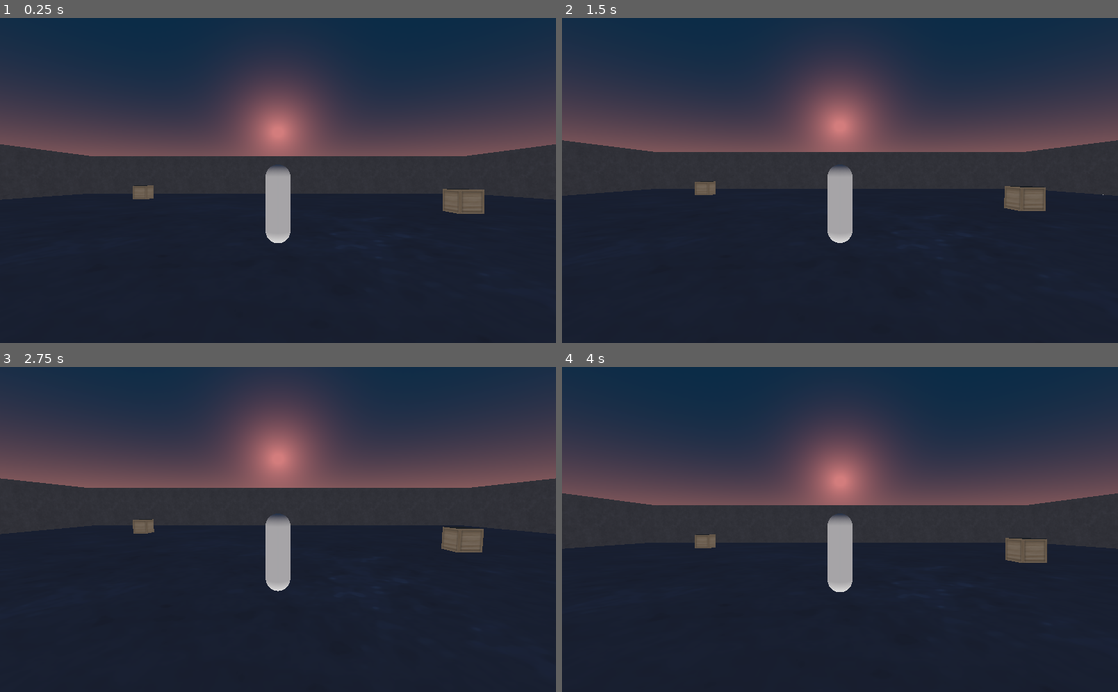
Above: before the commit, frames 1-4 (two rows, left to right).
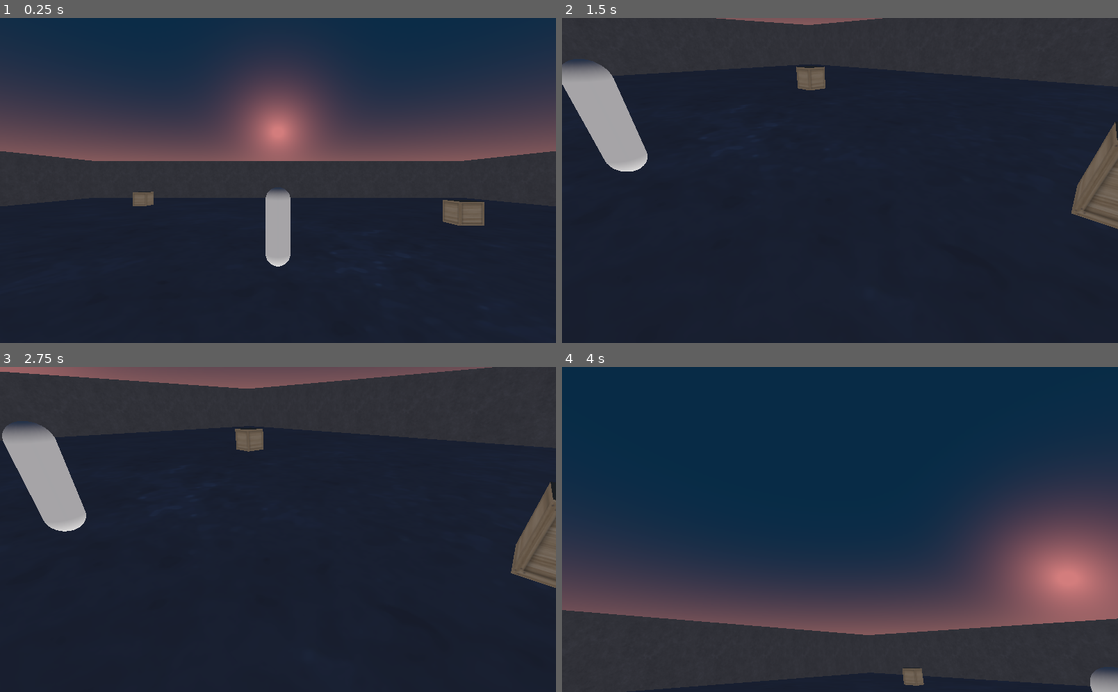
Above: after the commit, the same moments.

Repository: nathansmith339/3d-arpg
Game: Godot game, scene res://Main.tscn
The game is run twice, just before and just after one commit, with the same random seed, the same clock (stepped at 60 frames per second) and the same inputs.
Inputs:
- Up to frame 1 (0.25 s): no input
- Up to frame 2 (1.5 s): tap Enter at 0.5 s; hold Right (ui_right) 0.53-1.28 s; tap Space at 1.25 s; hold Down (ui_down) from 1.28 s (still down)
- Up to frame 3 (2.75 s): release Down (ui_down) at 2.03 s; hold Right (ui_right) from 2.03 s (still down)
- Up to frame 4 (4 s): release Right (ui_right) at 2.78 s; hold Up (ui_up) 2.78-3.53 s; hold Left (ui_left) from 3.53 s (still down)

The runs differ from the first frame. In frame 1, 3.4% of the frame differs, in the area x 0-100%, y 38-77%; in frame 2, 36%; in frame 3, 29%; in frame 4, 60%, in the area x 0-100%, y 7-100%.

Commit message:
feat: horizontal camera movement, limiting fall speed

Diff:
--- a/Camera.gd
+++ b/Camera.gd
@@ -1,27 +1,24 @@
 extends Camera
 
-var height = 0
-var target
-var vel = Vector3()
-var offset
-var distance = 5
-const UP = Vector3(0, 1, 0)
+const MAX_LOOK_UP_DEG = -30
+const MAX_LOOK_DOWN_DEG = 30
+const MAX_LOOK_LEFT_DEG = 45
+const MAX_LOOK_RIGHT_DEG = -45
+
+var look_speed = 0.02
 
 func _ready():
 	set_physics_process(true)
 	set_as_toplevel(true)
-	target = get_parent()
 
 func _physics_process(delta):
 	var hor_dir = (int(Input.is_action_pressed("ui_left")) * -1) + int(Input.is_action_pressed("ui_right"))
 	var ver_dir = (int(Input.is_action_pressed("ui_up")) * -1) + int(Input.is_action_pressed("ui_down"))
-	if hor_dir != 0 || ver_dir != 0:
-		height = clamp(height + ver_dir * .01, -.9, 1)
-		pass
-	var target_pos = target.get_global_transform().origin
-	var self_pos = get_global_transform().origin
-	offset = self_pos - target_pos
-	offset.y = height
-	offset = offset.normalized() * distance
-	self_pos = target_pos + offset
-	look_at_from_position(self_pos, target_pos, UP)
+
+	if abs(hor_dir) + abs(ver_dir) > 0:
+		rotate_object_local(Vector3(-1, 0, 0), look_speed * ver_dir * PI) # rotate in Y first
+		rotate_object_local(Vector3(0, -1, 0), look_speed * hor_dir * PI) # then rotate in X
+
+		rotation_degrees.x = clamp(rotation_degrees.x, MAX_LOOK_UP_DEG, MAX_LOOK_DOWN_DEG)
+		rotation_degrees.y = clamp(rotation_degrees.y, MAX_LOOK_RIGHT_DEG, MAX_LOOK_LEFT_DEG)
+		rotation_degrees.z = 0
--- a/Main.tscn
+++ b/Main.tscn
@@ -21,10 +21,11 @@
 [node name="Main" type="Node"]
 
 [node name="Player" parent="." instance=ExtResource( 1 )]
-transform = Transform( 1, 0, 0, 0, 1, 0, 0, 0, 1, 0, 1.10516, 0 )
+transform = Transform( 1, 0, 0, 0, 1, 0, 0, 0, 1, 0, 1.37532, 0 )
 velocity = Vector3( 0, 0, 0 )
 
 [node name="Level" type="Spatial" parent="."]
+editor/display_folded = true
 
 [node name="Floor" type="MeshInstance" parent="Level"]
 mesh = SubResource( 2 )
@@ -40,136 +41,136 @@
 transform = Transform( 1, 0, 0, 0, 1, 0, 0, 0, 1, -20, 0, 0 )
 
 [node name="Wall" parent="Level/Walls" instance=ExtResource( 3 )]
-transform = Transform( 7.54979e-008, 1, 0, -1, 7.54979e-008, 0, 0, 0, 1, 0, 2, -18 )
+transform = Transform( 7.54979e-08, 1, 0, -1, 7.54979e-08, 0, 0, 0, 1, 0, 2, -18 )
 
 [node name="Wall2" parent="Level/Walls" instance=ExtResource( 3 )]
-transform = Transform( 7.54979e-008, 1, 0, -1, 7.54979e-008, 0, 0, 0, 1, 0, 2, 6 )
+transform = Transform( 7.54979e-08, 1, 0, -1, 7.54979e-08, 0, 0, 0, 1, 0, 2, 6 )
 
 [node name="Wall3" parent="Level/Walls" instance=ExtResource( 3 )]
-transform = Transform( 7.54979e-008, 1, 0, -1, 7.54979e-008, 0, 0, 0, 1, 0, 2, -14 )
+transform = Transform( 7.54979e-08, 1, 0, -1, 7.54979e-08, 0, 0, 0, 1, 0, 2, -14 )
 
 [node name="Wall4" parent="Level/Walls" instance=ExtResource( 3 )]
-transform = Transform( 7.54979e-008, 1, 0, -1, 7.54979e-008, 0, 0, 0, 1, 0, 2, 10 )
+transform = Transform( 7.54979e-08, 1, 0, -1, 7.54979e-08, 0, 0, 0, 1, 0, 2, 10 )
 
 [node name="Wall5" parent="Level/Walls" instance=ExtResource( 3 )]
-transform = Transform( 7.54979e-008, 1, 0, -1, 7.54979e-008, 0, 0, 0, 1, 0, 2, -10 )
+transform = Transform( 7.54979e-08, 1, 0, -1, 7.54979e-08, 0, 0, 0, 1, 0, 2, -10 )
 
 [node name="Wall6" parent="Level/Walls" instance=ExtResource( 3 )]
-transform = Transform( 7.54979e-008, 1, 0, -1, 7.54979e-008, 0, 0, 0, 1, 0, 2, 14 )
+transform = Transform( 7.54979e-08, 1, 0, -1, 7.54979e-08, 0, 0, 0, 1, 0, 2, 14 )
 
 [node name="Wall7" parent="Level/Walls" instance=ExtResource( 3 )]
-transform = Transform( 7.54979e-008, 1, 0, -1, 7.54979e-008, 0, 0, 0, 1, 0, 2, -6 )
+transform = Transform( 7.54979e-08, 1, 0, -1, 7.54979e-08, 0, 0, 0, 1, 0, 2, -6 )
 
 [node name="Wall8" parent="Level/Walls" instance=ExtResource( 3 )]
-transform = Transform( 7.54979e-008, 1, 0, -1, 7.54979e-008, 0, 0, 0, 1, 0, 2, 18 )
+transform = Transform( 7.54979e-08, 1, 0, -1, 7.54979e-08, 0, 0, 0, 1, 0, 2, 18 )
 
 [node name="Wall9" parent="Level/Walls" instance=ExtResource( 3 )]
-transform = Transform( 7.54979e-008, 1, 0, -1, 7.54979e-008, 0, 0, 0, 1, 0, 2, -2 )
+transform = Transform( 7.54979e-08, 1, 0, -1, 7.54979e-08, 0, 0, 0, 1, 0, 2, -2 )
 
 [node name="Wall10" parent="Level/Walls" instance=ExtResource( 3 )]
-transform = Transform( 7.54979e-008, 1, 0, -1, 7.54979e-008, 0, 0, 0, 1, 0, 2, 2 )
+transform = Transform( 7.54979e-08, 1, 0, -1, 7.54979e-08, 0, 0, 0, 1, 0, 2, 2 )
 
 [node name="Walls2" type="Spatial" parent="Level"]
 editor/display_folded = true
-transform = Transform( -1, 0, -8.74228e-008, 0, 1, 0, 8.74228e-008, 0, -1, 20, 0, 0 )
+transform = Transform( -1, 0, -8.74228e-08, 0, 1, 0, 8.74228e-08, 0, -1, 20, 0, 0 )
 
 [node name="Wall1" parent="Level/Walls2" instance=ExtResource( 3 )]
-transform = Transform( 7.54979e-008, 1, 0, -1, 7.54979e-008, 0, 0, 0, 1, 0, 2, -18 )
+transform = Transform( 7.54979e-08, 1, 0, -1, 7.54979e-08, 0, 0, 0, 1, 0, 2, -18 )
 
 [node name="Wall2" parent="Level/Walls2" instance=ExtResource( 3 )]
-transform = Transform( 7.54979e-008, 1, 0, -1, 7.54979e-008, 0, 0, 0, 1, 0, 2, 6 )
+transform = Transform( 7.54979e-08, 1, 0, -1, 7.54979e-08, 0, 0, 0, 1, 0, 2, 6 )
 
 [node name="Wall3" parent="Level/Walls2" instance=ExtResource( 3 )]
-transform = Transform( 7.54979e-008, 1, 0, -1, 7.54979e-008, 0, 0, 0, 1, 0, 2, -14 )
+transform = Transform( 7.54979e-08, 1, 0, -1, 7.54979e-08, 0, 0, 0, 1, 0, 2, -14 )
 
 [node name="Wall4" parent="Level/Walls2" instance=ExtResource( 3 )]
-transform = Transform( 7.54979e-008, 1, 0, -1, 7.54979e-008, 0, 0, 0, 1, 0, 2, 10 )
+transform = Transform( 7.54979e-08, 1, 0, -1, 7.54979e-08, 0, 0, 0, 1, 0, 2, 10 )
 
 [node name="Wall5" parent="Level/Walls2" instance=ExtResource( 3 )]
-transform = Transform( 7.54979e-008, 1, 0, -1, 7.54979e-008, 0, 0, 0, 1, 0, 2, -10 )
+transform = Transform( 7.54979e-08, 1, 0, -1, 7.54979e-08, 0, 0, 0, 1, 0, 2, -10 )
 
 [node name="Wall6" parent="Level/Walls2" instance=ExtResource( 3 )]
-transform = Transform( 7.54979e-008, 1, 0, -1, 7.54979e-008, 0, 0, 0, 1, 0, 2, 14 )
+transform = Transform( 7.54979e-08, 1, 0, -1, 7.54979e-08, 0, 0, 0, 1, 0, 2, 14 )
 
 [node name="Wall7" parent="Level/Walls2" instance=ExtResource( 3 )]
-transform = Transform( 7.54979e-008, 1, 0, -1, 7.54979e-008, 0, 0, 0, 1, 0, 2, -6 )
+transform = Transform( 7.54979e-08, 1, 0, -1, 7.54979e-08, 0, 0, 0, 1, 0, 2, -6 )
 
 [node name="Wall8" parent="Level/Walls2" instance=ExtResource( 3 )]
-transform = Transform( 7.54979e-008, 1, 0, -1, 7.54979e-008, 0, 0, 0, 1, 0, 2, 18 )
+transform = Transform( 7.54979e-08, 1, 0, -1, 7.54979e-08, 0, 0, 0, 1, 0, 2, 18 )
 
 [node name="Wall9" parent="Level/Walls2" instance=ExtResource( 3 )]
-transform = Transform( 7.54979e-008, 1, 0, -1, 7.54979e-008, 0, 0, 0, 1, 0, 2, -2 )
+transform = Transform( 7.54979e-08, 1, 0, -1, 7.54979e-08, 0, 0, 0, 1, 0, 2, -2 )
 
 [node name="Wall10" parent="Level/Walls2" instance=ExtResource( 3 )]
-transform = Transform( 7.54979e-008, 1, 0, -1, 7.54979e-008, 0, 0, 0, 1, 0, 2, 2 )
+transform = Transform( 7.54979e-08, 1, 0, -1, 7.54979e-08, 0, 0, 0, 1, 0, 2, 2 )
 
 [node name="Walls3" type="Spatial" parent="Level"]
 editor/display_folded = true
-transform = Transform( 1.31134e-007, 0, -1, 0, 1, 0, 1, 0, 1.31134e-007, -5.96046e-008, 0, -20 )
+transform = Transform( 1.31134e-07, 0, -1, 0, 1, 0, 1, 0, 1.31134e-07, -5.96046e-08, 0, -20 )
 
 [node name="Wall1" parent="Level/Walls3" instance=ExtResource( 3 )]
-transform = Transform( 7.54979e-008, 1, 0, -1, 7.54979e-008, 0, 0, 0, 1, 0, 2, 2 )
+transform = Transform( 7.54979e-08, 1, 0, -1, 7.54979e-08, 0, 0, 0, 1, 0, 2, 2 )
 
 [node name="Wall2" parent="Level/Walls3" instance=ExtResource( 3 )]
-transform = Transform( 7.54979e-008, 1, 0, -1, 7.54979e-008, 0, 0, 0, 1, 0, 2, -18 )
+transform = Transform( 7.54979e-08, 1, 0, -1, 7.54979e-08, 0, 0, 0, 1, 0, 2, -18 )
 
 [node name="Wall3" parent="Level/Walls3" instance=ExtResource( 3 )]
-transform = Transform( 7.54979e-008, 1, 0, -1, 7.54979e-008, 0, 0, 0, 1, 0, 2, 6 )
+transform = Transform( 7.54979e-08, 1, 0, -1, 7.54979e-08, 0, 0, 0, 1, 0, 2, 6 )
 
 [node name="Wall4" parent="Level/Walls3" instance=ExtResource( 3 )]
-transform = Transform( 7.54979e-008, 1, 0, -1, 7.54979e-008, 0, 0, 0, 1, 0, 2, -14 )
+transform = Transform( 7.54979e-08, 1, 0, -1, 7.54979e-08, 0, 0, 0, 1, 0, 2, -14 )
 
 [node name="Wall5" parent="Level/Walls3" instance=ExtResource( 3 )]
-transform = Transform( 7.54979e-008, 1, 0, -1, 7.54979e-008, 0, 0, 0, 1, 0, 2, 10 )
+transform = Transform( 7.54979e-08, 1, 0, -1, 7.54979e-08, 0, 0, 0, 1, 0, 2, 10 )
 
 [node name="Wall6" parent="Level/Walls3" instance=ExtResource( 3 )]
-transform = Transform( 7.54979e-008, 1, 0, -1, 7.54979e-008, 0, 0, 0, 1, 0, 2, -10 )
+transform = Transform( 7.54979e-08, 1, 0, -1, 7.54979e-08, 0, 0, 0, 1, 0, 2, -10 )
 
 [node name="Wall7" parent="Level/Walls3" instance=ExtResource( 3 )]
-transform = Transform( 7.54979e-008, 1, 0, -1, 7.54979e-008, 0, 0, 0, 1, 0, 2, 14 )
+transform = Transform( 7.54979e-08, 1, 0, -1, 7.54979e-08, 0, 0, 0, 1, 0, 2, 14 )
 
 [node name="Wall8" parent="Level/Walls3" instance=ExtResource( 3 )]
-transform = Transform( 7.54979e-008, 1, 0, -1, 7.54979e-008, 0, 0, 0, 1, 0, 2, -6 )
+transform = Transform( 7.54979e-08, 1, 0, -1, 7.54979e-08, 0, 0, 0, 1, 0, 2, -6 )
 
 [node name="Wall9" parent="Level/Walls3" instance=ExtResource( 3 )]
-transform = Transform( 7.54979e-008, 1, 0, -1, 7.54979e-008, 0, 0, 0, 1, 0, 2, 18 )
+transform = Transform( 7.54979e-08, 1, 0, -1, 7.54979e-08, 0, 0, 0, 1, 0, 2, 18 )
 
 [node name="Wall10" parent="Level/Walls3" instance=ExtResource( 3 )]
-transform = Transform( 7.54979e-008, 1, 0, -1, 7.54979e-008, 0, 0, 0, 1, 0, 2, -2 )
+transform = Transform( 7.54979e-08, 1, 0, -1, 7.54979e-08, 0, 0, 0, 1, 0, 2, -2 )
 
 [node name="Walls4" type="Spatial" parent="Level"]
 editor/display_folded = true
-transform = Transform( -2.18557e-007, 0, 1, 0, 1, 0, -1, 0, -2.18557e-007, -1.19209e-007, 0, 20 )
+transform = Transform( -2.18557e-07, 0, 1, 0, 1, 0, -1, 0, -2.18557e-07, -1.19209e-07, 0, 20 )
 
 [node name="Wall1" parent="Level/Walls4" instance=ExtResource( 3 )]
-transform = Transform( 7.54979e-008, 1, 0, -1, 7.54979e-008, 0, 0, 0, 1, 0, 2, 2 )
+transform = Transform( 7.54979e-08, 1, 0, -1, 7.54979e-08, 0, 0, 0, 1, 0, 2, 2 )
 
 [node name="Wall2" parent="Level/Walls4" instance=ExtResource( 3 )]
-transform = Transform( 7.54979e-008, 1, 0, -1, 7.54979e-008, 0, 0, 0, 1, 0, 2, -18 )
+transform = Transform( 7.54979e-08, 1, 0, -1, 7.54979e-08, 0, 0, 0, 1, 0, 2, -18 )
 
 [node name="Wall3" parent="Level/Walls4" instance=ExtResource( 3 )]
-transform = Transform( 7.54979e-008, 1, 0, -1, 7.54979e-008, 0, 0, 0, 1, 0, 2, 6 )
+transform = Transform( 7.54979e-08, 1, 0, -1, 7.54979e-08, 0, 0, 0, 1, 0, 2, 6 )
 
 [node name="Wall4" parent="Level/Walls4" instance=ExtResource( 3 )]
-transform = Transform( 7.54979e-008, 1, 0, -1, 7.54979e-008, 0, 0, 0, 1, 0, 2, -14 )
+transform = Transform( 7.54979e-08, 1, 0, -1, 7.54979e-08, 0, 0, 0, 1, 0, 2, -14 )
 
 [node name="Wall5" parent="Level/Walls4" instance=ExtResource( 3 )]
-transform = Transform( 7.54979e-008, 1, 0, -1, 7.54979e-008, 0, 0, 0, 1, 0, 2, 10 )
+transform = Transform( 7.54979e-08, 1, 0, -1, 7.54979e-08, 0, 0, 0, 1, 0, 2, 10 )
 
 [node name="Wall6" parent="Level/Walls4" instance=ExtResource( 3 )]
-transform = Transform( 7.54979e-008, 1, 0, -1, 7.54979e-008, 0, 0, 0, 1, 0, 2, -10 )
+transform = Transform( 7.54979e-08, 1, 0, -1, 7.54979e-08, 0, 0, 0, 1, 0, 2, -10 )
 
 [node name="Wall7" parent="Level/Walls4" instance=ExtResource( 3 )]
-transform = Transform( 7.54979e-008, 1, 0, -1, 7.54979e-008, 0, 0, 0, 1, 0, 2, 14 )
+transform = Transform( 7.54979e-08, 1, 0, -1, 7.54979e-08, 0, 0, 0, 1, 0, 2, 14 )
 
 [node name="Wall8" parent="Level/Walls4" instance=ExtResource( 3 )]
-transform = Transform( 7.54979e-008, 1, 0, -1, 7.54979e-008, 0, 0, 0, 1, 0, 2, -6 )
+transform = Transform( 7.54979e-08, 1, 0, -1, 7.54979e-08, 0, 0, 0, 1, 0, 2, -6 )
 
 [node name="Wall9" parent="Level/Walls4" instance=ExtResource( 3 )]
-transform = Transform( 7.54979e-008, 1, 0, -1, 7.54979e-008, 0, 0, 0, 1, 0, 2, 18 )
+transform = Transform( 7.54979e-08, 1, 0, -1, 7.54979e-08, 0, 0, 0, 1, 0, 2, 18 )
 
 [node name="Wall10" parent="Level/Walls4" instance=ExtResource( 3 )]
-transform = Transform( 7.54979e-008, 1, 0, -1, 7.54979e-008, 0, 0, 0, 1, 0, 2, -2 )
+transform = Transform( 7.54979e-08, 1, 0, -1, 7.54979e-08, 0, 0, 0, 1, 0, 2, -2 )
 
 [node name="Box" parent="Level" instance=ExtResource( 4 )]
 
--- a/Player.gd
+++ b/Player.gd
@@ -6,26 +6,22 @@
 var acceleration = Vector3()
 export var velocity = Vector3()
 
+var MAX_FALL_SPEED = Vector3.DOWN * 200
+
 func _ready():
 	pass
 
 func _physics_process(delta):
 	if is_on_floor() == false:
 		velocity += gravity
-	move_and_slide(velocity, Vector3.DOWN)
+		velocity.y = clamp(velocity.y, MAX_FALL_SPEED.y, 0)
+		move_and_slide(velocity, Vector3.DOWN)
+	else:
+		velocity.y = 0
 
 func _process(delta):
 	pass
-	# movement/camera events:
-	# left stick
-	# move_forward
-	# move_backward
-
-	# right stick
-	# look_left
-	# look_right
-	# look_up
-	# look_down
+	# Get camera's facing direction and move relative to that
 
 func _input(event):
 	pass
--- a/Player.tscn
+++ b/Player.tscn
@@ -16,18 +16,15 @@
 velocity = Vector3( -8.97, 0, 0 )
 
 [node name="CollisionShape" type="CollisionShape" parent="."]
-transform = Transform( 1, 0, 0, 0, -4.37114e-008, -1, 0, 1, -4.37114e-008, 0, 0, 0 )
+transform = Transform( 1, 0, 0, 0, -4.37114e-08, -1, 0, 1, -4.37114e-08, 0, 0, 0 )
 shape = SubResource( 1 )
 
 [node name="MeshInstance" type="MeshInstance" parent="."]
-transform = Transform( 1, 0, 0, 0, -4.37114e-008, -1, 0, 1, -4.37114e-008, 0, 0, 0 )
+transform = Transform( 1, 0, 0, 0, -4.37114e-08, -1, 0, 1, -4.37114e-08, 0, 0, 0 )
 mesh = SubResource( 2 )
 material/0 = null
 
-[node name="Target" type="Spatial" parent="."]
-transform = Transform( 1, 0, 0, 0, 1, 0, 0, 0, 1, 0, 0.5, 0 )
-
-[node name="Camera" type="Camera" parent="Target"]
-transform = Transform( 1, 0, 0, 0, 1, 0, 0, 0, 1, 0, 0, 5 )
+[node name="Camera" type="Camera" parent="."]
+transform = Transform( 1, 0, 0, 0, 1, 0, 0, 0, 1, 0, 0.5, 5 )
 current = true
 script = ExtResource( 2 )
--- a/project.godot
+++ b/project.godot
@@ -24,31 +24,23 @@
 move_forward={
 "deadzone": 0.5,
 "events": [ Object(InputEventJoypadMotion,"resource_local_to_scene":false,"resource_name":"","device":0,"axis":1,"axis_value":-1.0,"script":null)
+, Object(InputEventKey,"resource_local_to_scene":false,"resource_name":"","device":0,"alt":false,"shift":false,"control":false,"meta":false,"command":false,"pressed":false,"scancode":87,"unicode":0,"echo":false,"script":null)
  ]
 }
 move_backward={
 "deadzone": 0.5,
 "events": [ Object(InputEventJoypadMotion,"resource_local_to_scene":false,"resource_name":"","device":0,"axis":1,"axis_value":1.0,"script":null)
+, Object(InputEventKey,"resource_local_to_scene":false,"resource_name":"","device":0,"alt":false,"shift":false,"control":false,"meta":false,"command":false,"pressed":false,"scancode":83,"unicode":0,"echo":false,"script":null)
  ]
 }
-look_left={
+strafe_left={
 "deadzone": 0.5,
-"events": [ Object(InputEventJoypadMotion,"resource_local_to_scene":false,"resource_name":"","device":0,"axis":2,"axis_value":-1.0,"script":null)
+"events": [ Object(InputEventKey,"resource_local_to_scene":false,"resource_name":"","device":0,"alt":false,"shift":false,"control":false,"meta":false,"command":false,"pressed":false,"scancode":65,"unicode":0,"echo":false,"script":null)
  ]
 }
-look_right={
+strafe_right={
 "deadzone": 0.5,
-"events": [ Object(InputEventJoypadMotion,"resource_local_to_scene":false,"resource_name":"","device":0,"axis":2,"axis_value":1.0,"script":null)
- ]
-}
-look_up={
-"deadzone": 0.5,
-"events": [ Object(InputEventJoypadMotion,"resource_local_to_scene":false,"resource_name":"","device":0,"axis":3,"axis_value":-1.0,"script":null)
- ]
-}
-look_down={
-"deadzone": 0.5,
-"events": [ Object(InputEventJoypadMotion,"resource_local_to_scene":false,"resource_name":"","device":0,"axis":3,"axis_value":1.0,"script":null)
+"events": [ Object(InputEventKey,"resource_local_to_scene":false,"resource_name":"","device":0,"alt":false,"shift":false,"control":false,"meta":false,"command":false,"pressed":false,"scancode":68,"unicode":0,"echo":false,"script":null)
  ]
 }
 
